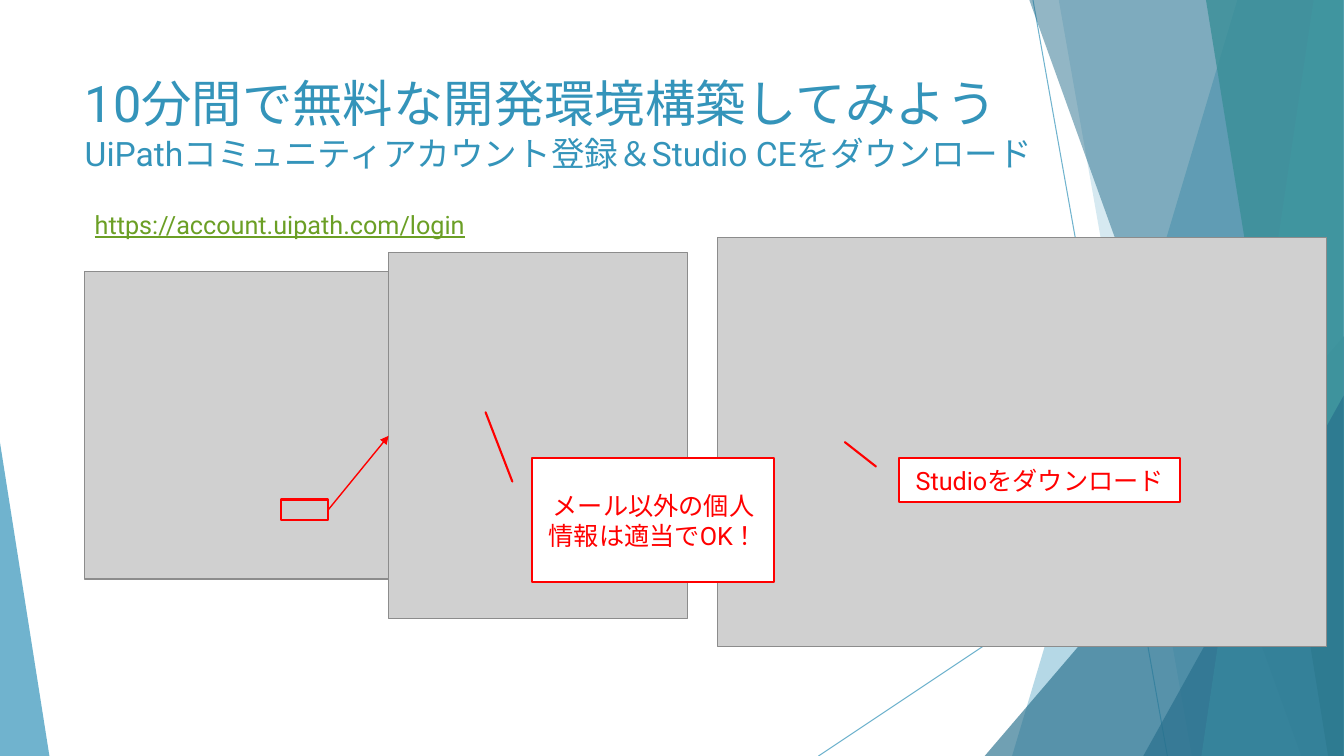
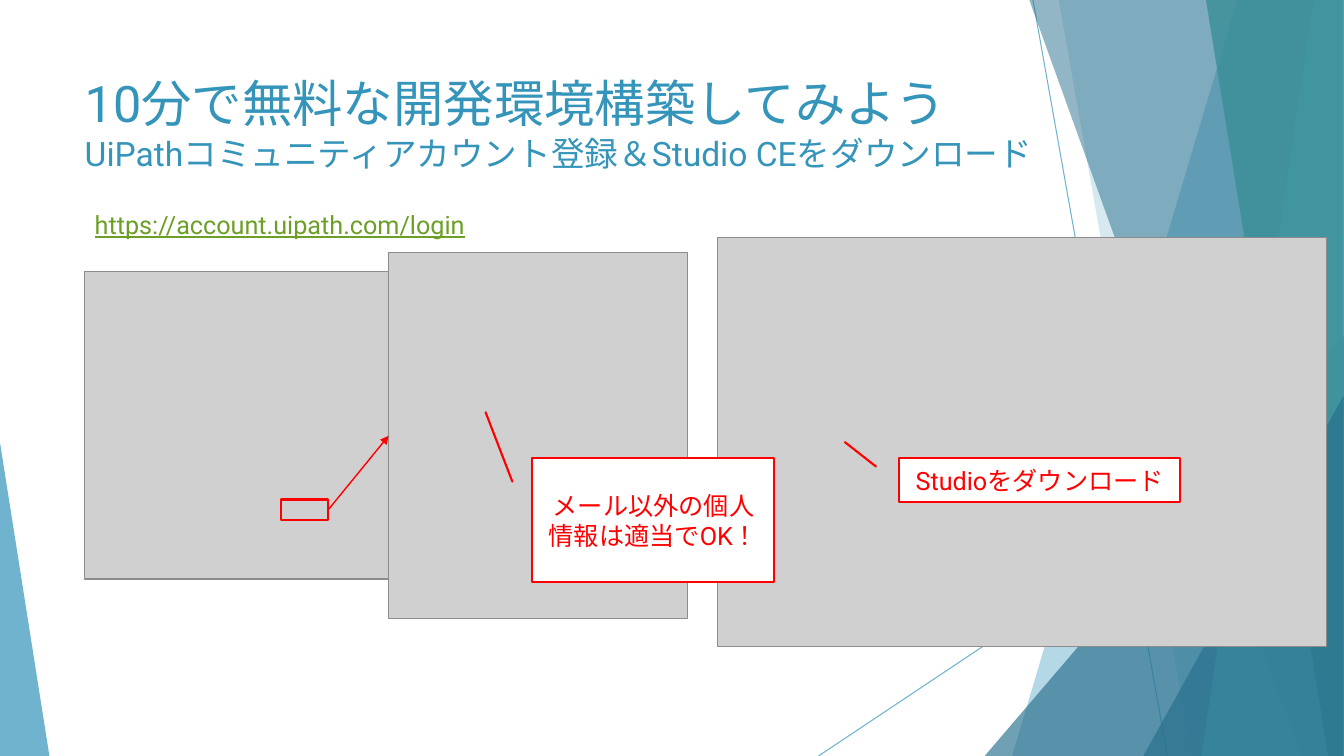
Before and after one commit to huangweijing/rpastudy, a slide deck: slide 10 of 020_RPA技術実施/20210218_RPA概要とUiPath環境構築/20210218_RPA概要とUiPath環境構築.pptx (slide 8 before the commit). Drawn at 1344x756 pixels with LibreOffice and Linux fonts; fonts in the diff are those of the drawing; grey boxes stand for pictures. Boxes give left, top, right and bottom in pixels: in the first picture for what was removed or moved away, otherwise in the second. Text is boxed around its words. In the diff, an @@ line names an element or a change of style, - is before the commit and + after.

```diff
--- a/020_RPA技術実施/20210218_RPA概要とUiPath環境構築/20210218_RPA概要とUiPath環境構築.pptx
+++ b/020_RPA技術実施/20210218_RPA概要とUiPath環境構築/20210218_RPA概要とUiPath環境構築.pptx
@@ title at (x1=85, y1=79, x2=1032, y2=169): text changed @@
-10分間で無料な開発環境構築してみよう
-UiPathコミュニティアカウント登録＆Studio CEをダウンロード
+10分で無料な開発環境構築してみよう
+UiPathコミュニティアカウント登録＆Studio CEをダウンロード
```
Also in this commit, not shown: 4 other slides changed, 4 slides added, 1 slide removed, 2 other files.
